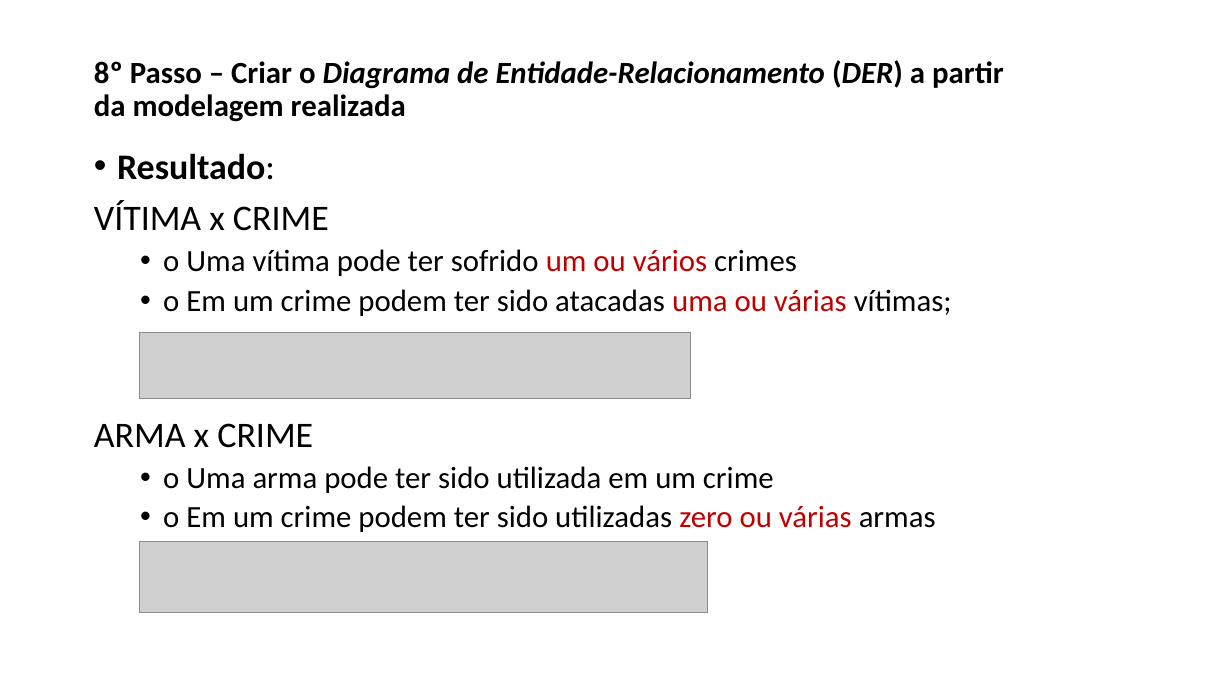
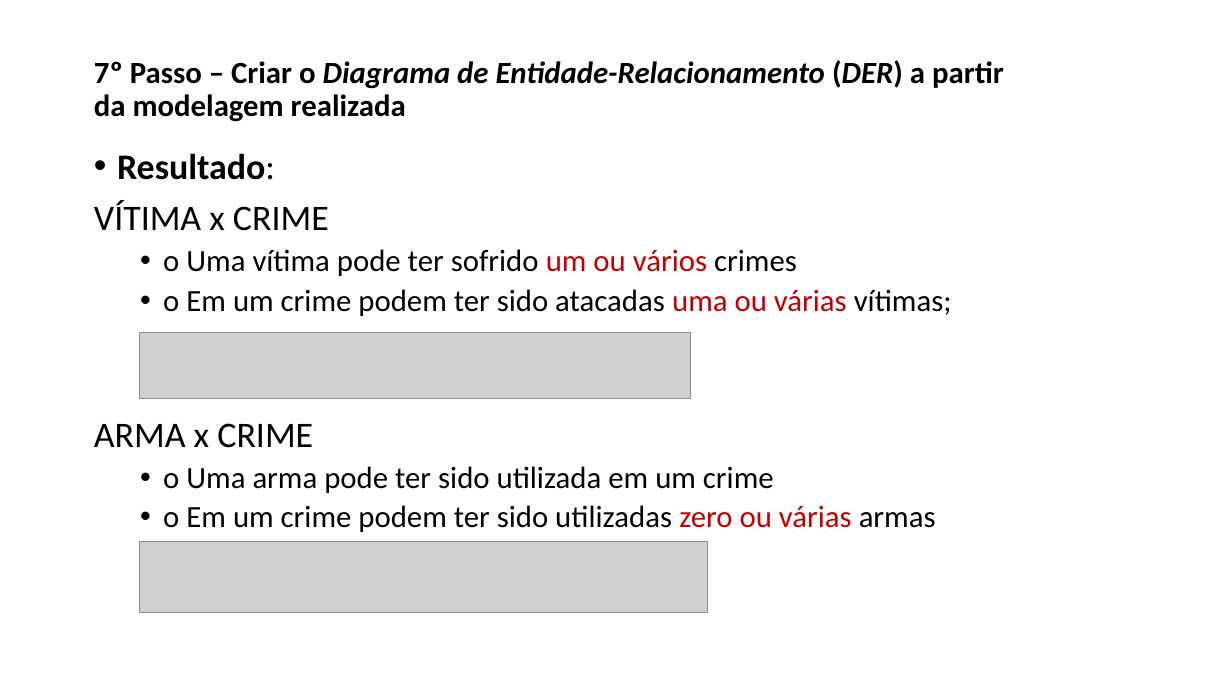
Before and after one commit to hangalo/cursobasededados, a slide deck: slide 10 of Curso_de_Base_de_Dados_Exercicios_de_Modelagem_01.pptx (slide 9 before the commit). Drawn at 1232x693 pixels with LibreOffice and Linux fonts; fonts in the diff are those of the drawing; grey boxes stand for pictures. Boxes give left, top, right and bottom in pixels: in the first picture for what was removed or moved away, otherwise in the second. Text is boxed around its words. In the diff, an @@ line names an element or a change of style, - is before the commit and + after.

```diff
--- a/Curso_de_Base_de_Dados_Exercicios_de_Modelagem_01.pptx
+++ b/Curso_de_Base_de_Dados_Exercicios_de_Modelagem_01.pptx
@@ title at (94,60,1004,122): text changed @@
-8º Passo – Criar o Diagrama de Entidade-Relacionamento (DER) a partir
-da modelagem realizada
+7º Passo – Criar o Diagrama de Entidade-Relacionamento (DER) a partir
+da modelagem realizada
```
Also in this commit, not shown: 2 other slides changed, 3 slides added, 2 other files.
